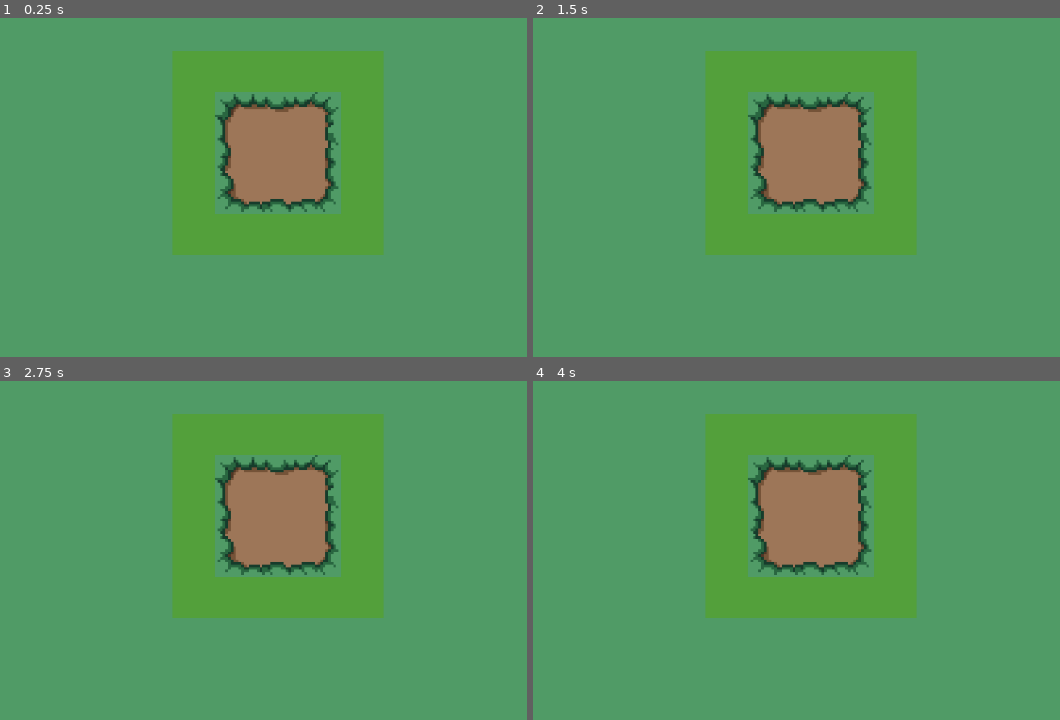
Above: before the commit, frames 1-4 (two rows, left to right).
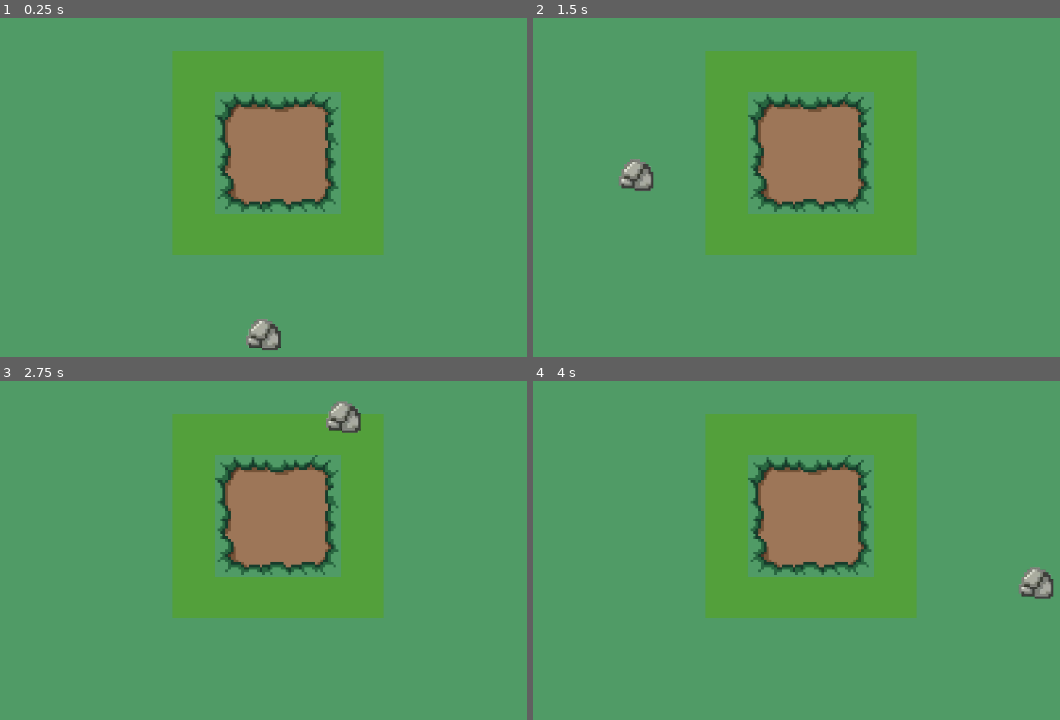
Above: after the commit, the same moments.

Repository: jo9182/Firestarter
Game: Godot game, scene res://scenes/popups/build_a_fire.tscn
Same seed, same stepped clock (60 frames per second), same inputs: the game is played once before the commit and once after it. This scene is started directly instead of the project's main scene.
Inputs (mouse positions are in pixels of both pictures, inside the frame that each line leads up to):
- Up to frame 1 (0.25 s): no input
- Up to frame 2 (1.5 s): tap Enter (ui_accept) at 0.5, 0.77, 1.25 s; move the mouse to (986, 129) at 0.52 s; press the mouse at (986, 129) at 0.53 s; hold Right (right) 0.53-1.28 s; move the mouse to (648, 173) at 1.27 s; release the mouse at (648, 173) at 1.28 s; hold Down (down) from 1.28 s (still down); click (648, 173) at 1.35 s
- Up to frame 3 (2.75 s): tap Enter (ui_accept) at 1.52, 2 s; move the mouse to (358, 418) at 2.02 s; release Down (down) at 2.03 s; hold Right (right) from 2.03 s (still down); hold Z (interact) from 2.03 s (still down); click (358, 418) at 2.3 s
- Up to frame 4 (4 s): tap Enter (ui_accept) at 2.75, 3.02, 3.5, 3.77 s; move the mouse to (770, 604) at 2.77 s; release Right (right) at 2.78 s; release Z (interact) at 2.78 s; hold Up (up) 2.78-3.53 s; tap W (rand1) at 2.85 s; click (770, 604) at 3.05 s; move the mouse to (1049, 584) at 3.52 s; press the mouse at (1049, 584) at 3.53 s; hold Left (left) from 3.53 s (still down); tap A (rand2) at 3.6 s

The runs differ from the first frame. In frame 1, 0.5% of the frame differs, in the area x 46-54%, y 88-98%; in frame 2, 0.5%; in frame 3, 0.5%; in frame 4, 0.5%, in the area x 92-99%, y 54-65%.

Commit message:
final game
building a fire

Diff:
--- a/scenes/popups/build_a_fire.tscn
+++ b/scenes/popups/build_a_fire.tscn
@@ -1,10 +1,12 @@
-[gd_scene load_steps=11 format=4 uid="uid://ctqvegdopudlo"]
+[gd_scene load_steps=15 format=4 uid="uid://ctqvegdopudlo"]
 
 [ext_resource type="Texture2D" uid="uid://cnhiwk3fh2mts" path="res://sprites/tilesets/plains.png" id="1_0d40w"]
 [ext_resource type="Texture2D" uid="uid://bka7dakj81ko5" path="res://sprites/tilesets/grass.png" id="2_li5gt"]
 [ext_resource type="Texture2D" uid="uid://c5ujchac7f61p" path="res://sprites/objects/objects.png" id="3_7ouim"]
 [ext_resource type="Texture2D" uid="uid://bjobqh3fvi283" path="res://sprites/tilesets/topdown.png" id="4_5kubk"]
 [ext_resource type="Script" uid="uid://pod3ftf5n8lf" path="res://scripts/leveltilemap.gd" id="5_0g6hw"]
+[ext_resource type="Script" uid="uid://cd0u8ebxuyquq" path="res://scenes/popups/fire.gd" id="6_li5gt"]
+[ext_resource type="Texture2D" uid="uid://c1cqdg7cxo1bf" path="res://sprites/objects/Rocks-removebg-preview.png" id="7_7ouim"]
 
 [sub_resource type="TileSetAtlasSource" id="TileSetAtlasSource_36mbw"]
 texture = ExtResource("1_0d40w")
@@ -196,13 +198,13 @@
 sources/2 = SubResource("TileSetAtlasSource_b5pkp")
 sources/3 = SubResource("TileSetAtlasSource_igl16")
 
-[node name="BUILD A FIRE" type="Control"]
-layout_mode = 3
-anchors_preset = 15
-anchor_right = 1.0
-anchor_bottom = 1.0
-grow_horizontal = 2
-grow_vertical = 2
+[sub_resource type="RectangleShape2D" id="RectangleShape2D_5kubk"]
+size = Vector2(88.2291, 82.576)
+
+[sub_resource type="RectangleShape2D" id="RectangleShape2D_7ouim"]
+size = Vector2(47, 47)
+
+[node name="BUILD A FIRE" type="Node2D"]
 
 [node name="ground" type="TileMapLayer" parent="."]
 use_parent_material = true
@@ -214,3 +216,29 @@
 zoom = Vector2(3.79, 3.682)
 limit_left = 0
 limit_top = 0
+
+[node name="fire" type="Node2D" parent="."]
+script = ExtResource("6_li5gt")
+
+[node name="Image" type="Sprite2D" parent="fire"]
+position = Vector2(152, 159)
+scale = Vector2(0.178962, 0.165344)
+texture = ExtResource("7_7ouim")
+
+[node name="image_box" type="Area2D" parent="fire/Image"]
+
+[node name="image_body" type="CollisionShape2D" parent="fire/Image/image_box"]
+position = Vector2(-32.9389, 1.04797)
+scale = Vector2(1, 1)
+shape = SubResource("RectangleShape2D_5kubk")
+
+[node name="Box" type="Area2D" parent="fire"]
+
+[node name="Drop_Zone" type="CollisionShape2D" parent="fire/Box"]
+position = Vector2(152.5, 88.5)
+shape = SubResource("RectangleShape2D_7ouim")
+
+[node name="start" type="Marker2D" parent="fire"]
+position = Vector2(146, 159)
+
+[connection signal="body_entered" from="fire/Box" to="fire" method="_on_box_body_entered"]
--- /dev/null
+++ b/scenes/popups/fire.gd
@@ -0,0 +1,24 @@
+extends Node2D
+
+@onready var image: Sprite2D = $Image
+@onready var box: Area2D = $Box
+@onready var drop_zone: CollisionShape2D = $Box/Drop_Zone
+@onready var image_box: Area2D = $Image/image_box
+@onready var image_body: CollisionShape2D = $Image/image_box/image_body
+@onready var start: Marker2D = $start
+
+func _ready() -> void:
+	image.texture = load("res://sprites/objects/Rocks-removebg-preview.png")
+
+func _process(delta: float) -> void:
+		if Input.is_action_pressed("clicker"):
+			image.global_position = get_local_mouse_position()
+
+
+func _on_box_body_entered(body: Node2D) -> void:
+	print("Entered")
+	if Input.is_action_just_released("clicker"):
+		if box.body_entered:
+			image.texture = load("res://sprites/objects/tinder-removebg-preview.png")
+			image.global_position = start.global_position
+	pass # Replace with function body.
Not shown, added: scenes/popups/fire.gd.uid
